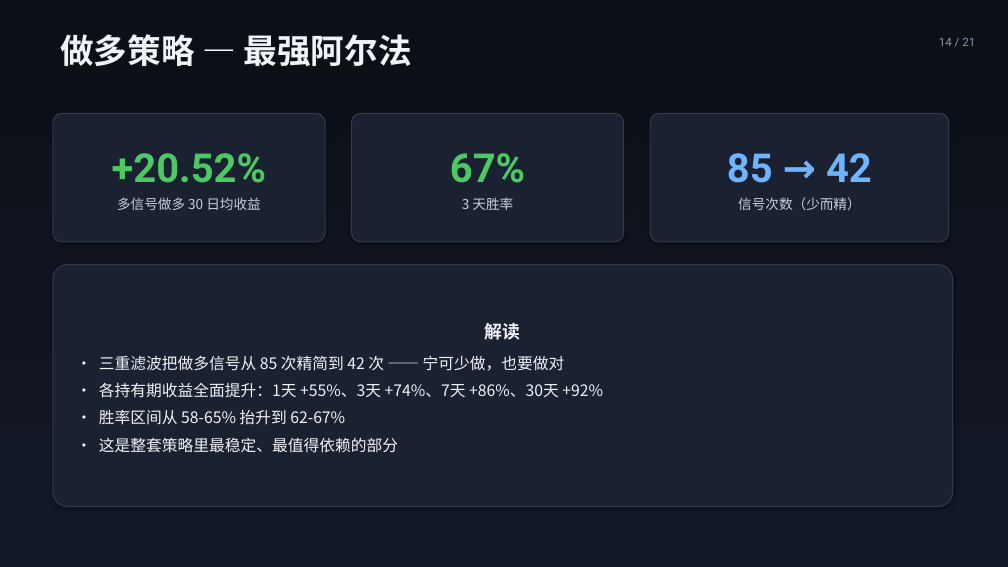
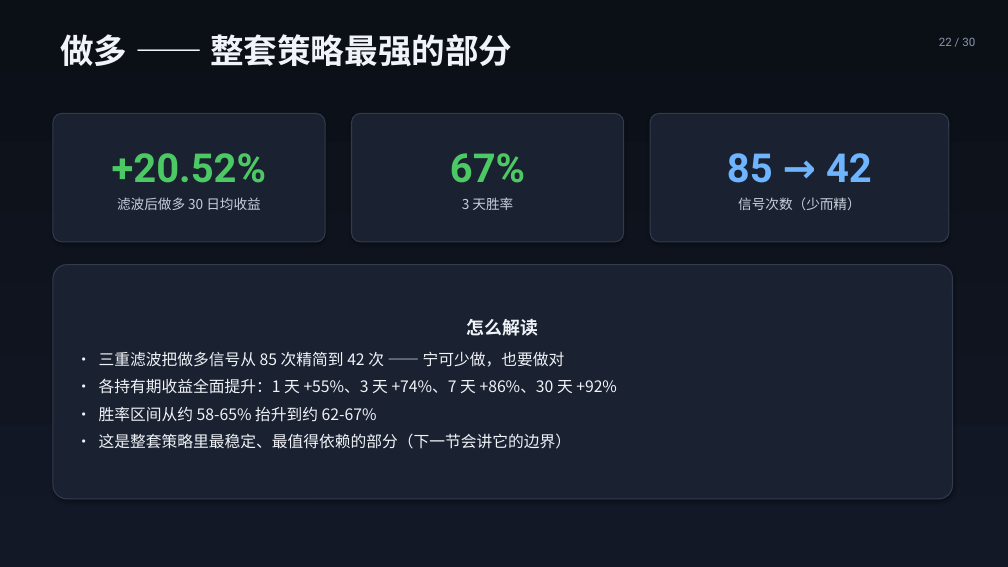
Before and after one commit to hhysteric/btc-momentum-pro, a slide deck: slide 22 of BTC_Momentum_演示.pptx (slide 14 before the commit). Drawn at 1008x567 pixels with LibreOffice and Linux fonts; fonts in the diff are those of the drawing. Boxes give left, top, right and bottom in pixels: in the first picture for what was removed or moved away, otherwise in the second. Text is boxed around its words. In the diff, an @@ line names an element or a change of style, - is before the commit and + after.

```diff
--- a/BTC_Momentum_演示.pptx
+++ b/BTC_Momentum_演示.pptx
@@ text at [60, 34, 513, 66]: text changed @@
-做多策略 — 最强阿尔法
+做多 —— 整套策略最强的部分
@@ text at [939, 37, 975, 46]: text changed @@
-14 / 21
+22 / 30
@@ text in rounded rectangle at [117, 197, 260, 210]: text changed @@
-多信号做多 30 日均收益
+滤波后做多 30 日均收益
@@ rounded rectangle "怎么解读": place and size @@
-rounded rectangle "怎么解读" at [53, 265, 953, 507]
+rounded rectangle "怎么解读" at [53, 265, 953, 499]
@@ text in rounded rectangle at [467, 319, 538, 336]: text changed @@
-解读
+怎么解读
@@ text in rounded rectangle at [99, 378, 617, 449]: text changed @@
-• 各持有期收益全面提升：1天 +55%、3天 +74%、7天 +86%、30天 +92%
-• 胜率区间从 58-65% 抬升到 62-67%
-• 这是整套策略里最稳定、最值得依赖的部分
+• 各持有期收益全面提升：1 天 +55%、3 天 +74%、7 天 +86%、30 天 +92%
+• 胜率区间从约 58-65% 抬升到约 62-67%
+• 这是整套策略里最稳定、最值得依赖的部分（下一节会讲它的边界）
```
Also in this commit, not shown: 13 other slides changed, 15 slides added, 6 slides removed, 2 other files.
